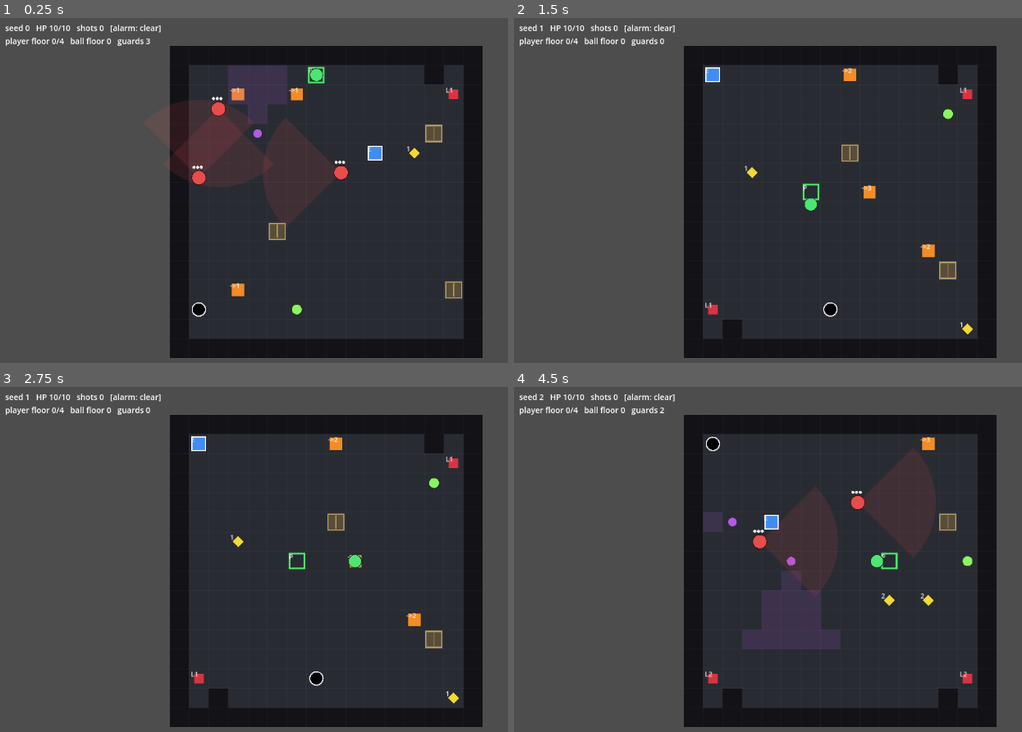
Above: before the commit, frames 1-4 (two rows, left to right).
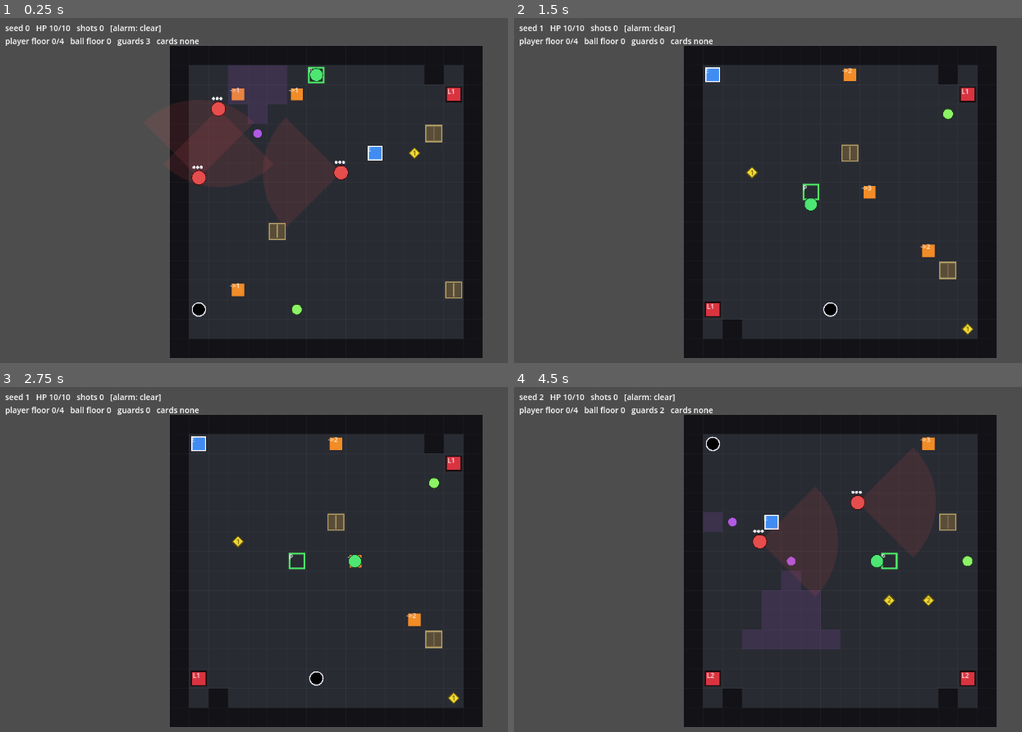
Above: after the commit, the same moments.

Repository: Gamabunta57/golf-ninja
Game: Godot game, scene res://scenes/building/building_root.tscn
Same seed, same stepped clock (60 frames per second), same inputs: the game is played once before the commit and once after it.
Inputs:
- Up to frame 1 (0.25 s): no input
- Up to frame 2 (1.5 s): tap Enter at 0.5 s; hold D (gn_move_right) 0.53-1.28 s; tap E (gn_interact) at 0.6 s; tap Space at 0.77 s; hold S (gn_move_down) from 1.28 s (still down); tap R at 1.35 s
- Up to frame 3 (2.75 s): tap Space at 1.52 s; release S (gn_move_down) at 2.03 s; hold D (gn_move_right) from 2.03 s (still down); tap Enter at 2.1 s
- Up to frame 4 (4.5 s): release D (gn_move_right) at 2.78 s; hold W (gn_move_up) 2.78-3.53 s; tap Keypad Enter at 2.85 s; tap Space at 3.02, 3.77, 4.25 s; hold A (gn_move_left) from 3.53 s (still down); tap E (gn_interact) at 3.6 s; tap R at 4.35 s

The runs differ from the first frame. In frame 1, 0.2% of the frame differs, in the area x 30-91%, y 5-41%; in frame 2, 0.3%; in frame 3, 0.3%; in frame 4, 0.4%, in the area x 30-91%, y 5-87%.

Commit message:
Implementation of phase10 with claude

Diff:
--- a/scenes/building/building_root.gd
+++ b/scenes/building/building_root.gd
@@ -30,9 +30,12 @@
 var _aim: ShotAimController = ShotAimController.new()
 var _detection: DetectionResolver = DetectionResolver.new()
 var _hiding: HidingSystem = HidingSystem.new()
+var _access: DoorKeycardSystem = DoorKeycardSystem.new()
 var _cameras: Array[SecurityCamera] = []
 var _guards: Array[Guard] = []
 var _lockers: Array[Locker] = []
+var _doors: Array[Door] = []
+var _keycards: Array[KeycardPickup] = []
 var _hidden: bool = false
 var _hidden_locker: Locker = null
 
@@ -113,6 +116,7 @@
 	_detection.alarm = AlarmState.new()
 
 	_ball.setup(_building, config)
+	_player.configure(_access, _player_state)
 	_player.setup(_building.get_floor(_building.player_start_floor), _building.player_start_cell)
 	_show_floor(_building.player_start_floor)
 
@@ -126,6 +130,7 @@
 	_spawn_cameras(fd, index)
 	_spawn_guards(fd)
 	_spawn_lockers(fd)
+	_spawn_access(fd)
 
 	var size_px: Vector2 = _renderer.pixel_size()
 	_camera.position = size_px * 0.5
@@ -193,6 +198,47 @@
 		locker.queue_free()
 	_lockers.clear()
 	_hidden_locker = null
+
+
+func _spawn_access(fd: FloorData) -> void:
+	_clear_access()
+	for door_data: DoorData in fd.doors:
+		var door: Door = Door.new()
+		door.z_index = 2
+		door.setup(door_data)
+		add_child(door)
+		_doors.append(door)
+	for card_data: KeycardData in fd.keycards:
+		if card_data.collected:
+			continue
+		var card: KeycardPickup = KeycardPickup.new()
+		card.z_index = 2
+		card.setup(card_data)
+		add_child(card)
+		_keycards.append(card)
+
+
+func _clear_access() -> void:
+	for door in _doors:
+		door.queue_free()
+	_doors.clear()
+	for card in _keycards:
+		card.queue_free()
+	_keycards.clear()
+
+
+## Auto-collects keycards under the player and opens accessible doors the player
+## steps onto. Called each frame during normal play.
+func _process_access() -> void:
+	var cell: Vector2i = _player.current_cell()
+	for i in range(_keycards.size() - 1, -1, -1):
+		var card: KeycardPickup = _keycards[i]
+		if card.data.position == cell and _access.try_collect(card.data, _player_state):
+			card.queue_free()
+			_keycards.remove_at(i)
+	for door in _doors:
+		if door.data.position == cell and _access.open_if_allowed(door.data, _player_state):
+			door.refresh()
 
 
 func _locker_at(cell: Vector2i) -> Locker:
@@ -230,6 +276,9 @@
 		_player.move(intent.move, delta)
 		if intent.interact_pressed:
 			_handle_interact()
+
+	if not _run_over() and not _hidden:
+		_process_access()
 
 	_run_detection(delta)
 	if not _run_over():
@@ -423,9 +472,10 @@
 	elif bf != pf:
 		status = "\n(ball is on floor %d — find an elevator route down)" % bf
 
-	_hud.text = "seed %d   HP %d/%d   shots %d   %s\nplayer floor %d/%d   ball floor %d   guards %d%s" % [
+	var cards: String = str(_player_state.keycards_held) if not _player_state.keycards_held.is_empty() else "none"
+	_hud.text = "seed %d   HP %d/%d   shots %d   %s\nplayer floor %d/%d   ball floor %d   guards %d   cards %s%s" % [
 		_building.seed_used, _player_state.health, _player_state.max_health, _shots_taken, _alarm_text(pf),
-		pf, _building.final_floor_index(), bf, _guards.size(), status,
+		pf, _building.final_floor_index(), bf, _guards.size(), cards, status,
 	]
 
 
--- a/scenes/building/floor_renderer.gd
+++ b/scenes/building/floor_renderer.gd
@@ -21,8 +21,6 @@
 const COL_HOLE_RING: Color = Color(0.9, 0.9, 0.95)
 const COL_CONDUIT: Color = Color(0.95, 0.55, 0.15)
 const COL_ELEVATOR: Color = Color(0.25, 0.55, 0.95)
-const COL_DOOR: Color = Color(0.85, 0.2, 0.25)
-const COL_KEYCARD: Color = Color(0.95, 0.85, 0.2)
 const COL_PLAYER_START: Color = Color(0.3, 0.9, 0.4)
 const COL_TEXT: Color = Color(1, 1, 1, 0.9)
 
@@ -55,9 +53,8 @@
 	# Camera zones are drawn by live SecurityCamera nodes (Phase 7), not here.
 	_draw_holes_and_conduits()
 	_draw_elevators()
-	_draw_doors()
-	_draw_keycards()
-	# Guards are drawn by live Guard nodes (Phase 8), not here.
+	# Doors, keycards, guards, cameras and lockers are drawn by their own live
+	# nodes (Phases 7–10) so they can reflect dynamic state.
 	_draw_player_start()
 
 
@@ -104,23 +101,6 @@
 		_label(pos, "E")
 
 
-func _draw_doors() -> void:
-	for door: DoorData in _floor.doors:
-		draw_rect(_cell_rect(door.position).grow(-8), COL_DOOR, true)
-		_label(door.position, "L%d" % door.required_access_level)
-
-
-func _draw_keycards() -> void:
-	for card: KeycardData in _floor.keycards:
-		var ctr: Vector2 = _cell_center(card.position)
-		var r: float = CELL_SIZE * 0.28
-		var pts: PackedVector2Array = [
-			ctr + Vector2(0, -r), ctr + Vector2(r, 0), ctr + Vector2(0, r), ctr + Vector2(-r, 0)
-		]
-		draw_colored_polygon(pts, COL_KEYCARD)
-		_label(card.position, "%d" % card.access_level)
-
-
 func _draw_player_start() -> void:
 	if _player_start_cell.x < 0:
 		return
--- /dev/null
+++ b/scenes/interactables/door.gd
@@ -0,0 +1,42 @@
+class_name Door
+extends Node2D
+
+## A door on its cell (plan Phase 10). Presentational: access rules live in
+## DoorKeycardSystem. Reflects locked/open state and its required access level.
+
+const COL_LOCKED: Color = Color(0.85, 0.2, 0.25)
+const COL_OPEN: Color = Color(0.35, 0.65, 0.4, 0.5)
+const COL_TRIM: Color = Color(0.1, 0.05, 0.05)
+
+var data: DoorData
+var _font: Font
+
+
+func _ready() -> void:
+	_font = ThemeDB.fallback_font
+
+
+func setup(door_data: DoorData) -> void:
+	data = door_data
+	var cs: int = FloorRenderer.CELL_SIZE
+	position = Vector2(data.position.x * cs, data.position.y * cs)
+	queue_redraw()
+
+
+func refresh() -> void:
+	queue_redraw()
+
+
+func _draw() -> void:
+	if data == null:
+		return
+	var cs: int = FloorRenderer.CELL_SIZE
+	var rect: Rect2 = Rect2(Vector2(4, 4), Vector2(cs - 8, cs - 8))
+	if data.is_open:
+		draw_rect(rect, COL_OPEN, false, 2.0)
+	else:
+		draw_rect(rect, COL_LOCKED, true)
+		draw_rect(rect, COL_TRIM, false, 2.0)
+		if _font != null:
+			draw_string(_font, Vector2(6, 15), "L%d" % data.required_access_level,
+				HORIZONTAL_ALIGNMENT_LEFT, -1, 11, Color(1, 1, 1, 0.9))
--- /dev/null
+++ b/scenes/interactables/keycard_pickup.gd
@@ -0,0 +1,33 @@
+class_name KeycardPickup
+extends Node2D
+
+## A keycard pickup on its cell (plan Phase 10). Auto-collected on walk-over by
+## the root via DoorKeycardSystem; this node is freed once collected.
+
+const COL_CARD: Color = Color(0.95, 0.85, 0.2)
+const COL_TRIM: Color = Color(0.4, 0.35, 0.05)
+
+var data: KeycardData
+var _font: Font
+
+
+func _ready() -> void:
+	_font = ThemeDB.fallback_font
+
+
+func setup(card: KeycardData) -> void:
+	data = card
+	var cs: int = FloorRenderer.CELL_SIZE
+	position = Vector2((data.position.x + 0.5) * cs, (data.position.y + 0.5) * cs)
+	queue_redraw()
+
+
+func _draw() -> void:
+	if data == null:
+		return
+	var r: float = FloorRenderer.CELL_SIZE * 0.28
+	var pts: PackedVector2Array = [Vector2(0, -r), Vector2(r, 0), Vector2(0, r), Vector2(-r, 0)]
+	draw_colored_polygon(pts, COL_CARD)
+	draw_polyline(pts + PackedVector2Array([pts[0]]), COL_TRIM, 1.5)
+	if _font != null:
+		draw_string(_font, Vector2(-3, 4), "%d" % data.access_level, HORIZONTAL_ALIGNMENT_LEFT, -1, 11, COL_TRIM)
--- a/scenes/player/player.gd
+++ b/scenes/player/player.gd
@@ -13,6 +13,14 @@
 const COL_OUTLINE: Color = Color(0.05, 0.2, 0.1)
 
 var floor_data: FloorData
+var access: DoorKeycardSystem
+var player_state: PlayerState
+
+
+## Wires the access system + player inventory so locked doors block movement.
+func configure(access_system: DoorKeycardSystem, state: PlayerState) -> void:
+	access = access_system
+	player_state = state
 
 
 ## Places the player on `floor_data` at the centre of `start_cell`.
@@ -48,12 +56,23 @@
 	global_position = pos
 
 
-## True if a small box around `world_pos` lies entirely on walkable cells.
+## True if a small box around `world_pos` lies entirely on passable cells
+## (walkable, and not blocked by a locked door the player can't open).
 func _is_free(world_pos: Vector2) -> bool:
 	if floor_data == null:
 		return false
 	for off in [Vector2(-RADIUS, -RADIUS), Vector2(RADIUS, -RADIUS), Vector2(-RADIUS, RADIUS), Vector2(RADIUS, RADIUS)]:
-		if not floor_data.is_walkable(_world_to_cell(world_pos + off)):
+		if not _cell_passable(_world_to_cell(world_pos + off)):
+			return false
+	return true
+
+
+func _cell_passable(cell: Vector2i) -> bool:
+	if not floor_data.is_walkable(cell):
+		return false
+	if access != null and player_state != null:
+		var door: DoorData = floor_data.get_door_at(cell)
+		if door != null and not access.player_can_pass(door, player_state):
 			return false
 	return true
 
--- /dev/null
+++ b/systems/access/door_keycard_system.gd
@@ -0,0 +1,36 @@
+class_name DoorKeycardSystem
+extends RefCounted
+
+## Runtime access control (plan §7.3 #8, Phase 10). Godot-agnostic logic over
+## DoorData / KeycardData / PlayerState. The generator already guarantees every
+## locked door's keycard is reachable beforehand (Phase 3); this enforces it at
+## play time: locked doors block movement until the player holds a sufficient
+## card, and cards auto-collect on walk-over.
+
+## True if the player may move through this door right now (unlocked, already
+## open, or the player holds a card of sufficient level).
+func player_can_pass(door: DoorData, player_state: PlayerState) -> bool:
+	if not door.is_locked():
+		return true
+	return player_state.has_access(door.required_access_level)
+
+
+## Opens the door if the player is allowed through, latching it open. Returns
+## true if the door is (now) open.
+func open_if_allowed(door: DoorData, player_state: PlayerState) -> bool:
+	if door.is_open:
+		return true
+	if door.required_access_level <= 0 or player_state.has_access(door.required_access_level):
+		door.is_open = true
+		return true
+	return false
+
+
+## Collects a keycard into the player's inventory (idempotent). Returns true if
+## this call actually collected it.
+func try_collect(card: KeycardData, player_state: PlayerState) -> bool:
+	if card.collected:
+		return false
+	card.collected = true
+	player_state.add_keycard(card.access_level)
+	return true
--- a/tests/run_tests.gd
+++ b/tests/run_tests.gd
@@ -14,6 +14,7 @@
 		{"name": "Detection & alarm", "instance": TestDetectionAlarm.new()},
 		{"name": "Guard AI", "instance": TestGuardAi.new()},
 		{"name": "Hiding", "instance": TestHiding.new()},
+		{"name": "Door & keycard", "instance": TestDoorKeycard.new()},
 	]
 
 	var total_failures: int = 0
--- /dev/null
+++ b/tests/test_door_keycard.gd
@@ -0,0 +1,66 @@
+class_name TestDoorKeycard
+extends RefCounted
+
+## Phase 10: runtime door/keycard enforcement — locked doors block until a
+## sufficient card is held, unlocked doors are free, collection is idempotent,
+## and a lower-level card can't open a higher-level door.
+
+func run() -> Array[String]:
+	var failures: Array[String] = []
+	_test_locked_then_collect(failures)
+	_test_unlocked_always_passable(failures)
+	_test_insufficient_level(failures)
+	_test_collect_idempotent(failures)
+	return failures
+
+
+func _test_locked_then_collect(failures: Array[String]) -> void:
+	var sys: DoorKeycardSystem = DoorKeycardSystem.new()
+	var ps: PlayerState = PlayerState.new(10)
+	var door: DoorData = DoorData.new(Vector2i(3, 3), 2)
+
+	if sys.player_can_pass(door, ps):
+		failures.append("locked: should not pass a level-2 door with no card")
+		return
+	var card: KeycardData = KeycardData.new(Vector2i(1, 1), 2, 0)
+	sys.try_collect(card, ps)
+	if not sys.player_can_pass(door, ps):
+		failures.append("locked: should pass after collecting a level-2 card")
+		return
+	if not sys.open_if_allowed(door, ps) or not door.is_open:
+		failures.append("locked: door should open once the card is held")
+
+
+func _test_unlocked_always_passable(failures: Array[String]) -> void:
+	var sys: DoorKeycardSystem = DoorKeycardSystem.new()
+	var ps: PlayerState = PlayerState.new(10)
+	var door: DoorData = DoorData.new(Vector2i(3, 3), 0)
+	if not sys.player_can_pass(door, ps):
+		failures.append("unlocked: level-0 door should always be passable")
+	if not sys.open_if_allowed(door, ps):
+		failures.append("unlocked: level-0 door should open")
+
+
+func _test_insufficient_level(failures: Array[String]) -> void:
+	var sys: DoorKeycardSystem = DoorKeycardSystem.new()
+	var ps: PlayerState = PlayerState.new(10)
+	sys.try_collect(KeycardData.new(Vector2i.ZERO, 1, 0), ps)
+	var door: DoorData = DoorData.new(Vector2i(3, 3), 2)
+	if sys.player_can_pass(door, ps):
+		failures.append("insufficient: level-1 card should not open a level-2 door")
+	# But a higher card should (level 3 >= 2).
+	sys.try_collect(KeycardData.new(Vector2i.ZERO, 3, 0), ps)
+	if not sys.player_can_pass(door, ps):
+		failures.append("insufficient: level-3 card should open a level-2 door")
+
+
+func _test_collect_idempotent(failures: Array[String]) -> void:
+	var sys: DoorKeycardSystem = DoorKeycardSystem.new()
+	var ps: PlayerState = PlayerState.new(10)
+	var card: KeycardData = KeycardData.new(Vector2i.ZERO, 1, 0)
+	if not sys.try_collect(card, ps):
+		failures.append("idempotent: first collect should succeed")
+	if sys.try_collect(card, ps):
+		failures.append("idempotent: second collect of same card should be a no-op")
+	if ps.keycards_held.count(1) != 1:
+		failures.append("idempotent: inventory should hold level 1 exactly once")
Not shown, added: scenes/interactables/door.gd.uid
Not shown, added: scenes/interactables/keycard_pickup.gd.uid
Not shown, added: systems/access/door_keycard_system.gd.uid
Not shown, added: tests/test_door_keycard.gd.uid
